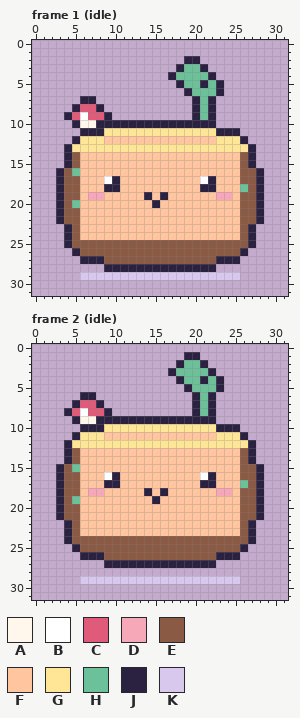
Pixel-art file: art/characters/nature/stumpy.aseprite. The first picture shows the starting point.
32x32 pixels, 28 frames. Shown: frame 1 (idle), frame 2 (idle). The commit also changed other frames, which this record leaves out.
Palette (. is transparent): A #fff7ec  B #ffffff  C #e05a7a  D #f7a8b8  E #8a5a44  F #ffc59e  G #ffe596  H #6cc19a  J #2b2140  K #d9c8ee
Pixels before, frame 1 (idle), first column x 3:
 2 ................JJ........
 3 ...............JHHJ.......
 4 ..............JHHHHJ......
 5 ...............JHHJHJ.....
 6 ................JHHHJ.....
 7 ...JJ............JHJ......
 8 ..JCCJ...........JHJ......
 9 .JCBCCJ..........JHJ......
10 ..JAAJJJJJJJJJJJJJJJ......
11 ...JJJGGGGGGGGGGGGGGJJJ...
12 ..JGGGFFFFFFFFFFFFFFGGGJ..
13 .JGGGGGGGGGGGGGGGGGGGGGGJ.
14 .JEFFFFFFFFFFFFFFFFFFFFEJ.
15 .JEFFFFFFFFFFFFFFFFFFFFEJ.
16 JEHFFFFFFFFFFFFFFFFFFFFEEJ
17 JEEFFFBJFFFFFFFFFFBJFFFEEJ
18 JEEFFFJJFFFFFFFFFFJJFFFHEJ
19 JEEFDDFFFFFJFJFFFFFFDDFEEJ
20 JEHFFFFFFFFFJFFFFFFFFFFEEJ
21 JEEFFFFFFFFFFFFFFFFFFFFEEJ
22 JEEFFFFFFFFFFFFFFFFFFFFEEJ
23 .JEFFFFFFFFFFFFFFFFFFFFEJ.
24 .JEFFFFFFFFFFFFFFFFFFFFEJ.
25 .JEEEEEEEEEEEEEEEEEEEEEEJ.
26 ..JEEEEEEEEEEEEEEEEEEEEJ..
27 ...JJJEEEEEEEEEEEEEEJJJ...
28 ......JJJJJJJJJJJJJJ......
29 ...KKKKKKKKKKKKKKKKKKKK...
Pixels before, frame 2 (idle), first column x 3:
 1 ................JJ........
 2 ...............JHHJ.......
 3 ..............JHHHHJ......
 4 ...............JHHJHJ.....
 5 ................JHHHJ.....
 6 ...JJ............JHJ......
 7 ..JCCJ...........JHJ......
 8 .JCBCCJ..........JHJ......
 9 ..JAAJJJJJJJJJJJJJJJ......
10 ...JJJGGGGGGGGGGGGGGJJJ...
11 ..JGGGFFFFFFFFFFFFFFGGGJ..
12 .JGGGGGGGGGGGGGGGGGGGGGGJ.
13 .JEFFFFFFFFFFFFFFFFFFFFEJ.
14 .JEFFFFFFFFFFFFFFFFFFFFEJ.
15 JEHFFFFFFFFFFFFFFFFFFFFEEJ
16 JEEFFFBJFFFFFFFFFFBJFFFEEJ
17 JEEFFFJJFFFFFFFFFFJJFFFHEJ
18 JEEFDDFFFFFJFJFFFFFFDDFEEJ
19 JEHFFFFFFFFFJFFFFFFFFFFEEJ
20 JEEFFFFFFFFFFFFFFFFFFFFEEJ
21 JEEFFFFFFFFFFFFFFFFFFFFEEJ
22 .JEFFFFFFFFFFFFFFFFFFFFEJ.
23 .JEFFFFFFFFFFFFFFFFFFFFEJ.
24 .JEEEEEEEEEEEEEEEEEEEEEEJ.
25 ..JEEEEEEEEEEEEEEEEEEEEJ..
26 ...JJJEEEEEEEEEEEEEEJJJ...
27 ......JJJJJJJJJJJJJJ......
28 ..........................
29 ...KKKKKKKKKKKKKKKKKKKK...
After:
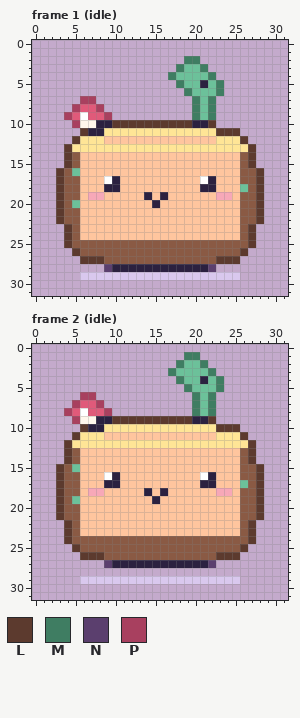
Colours new in this view: L #5c3a2e  M #3f7d62  N #5b3f6e  P #a8405f
What changed:
Changed rows in their new state; - is an unchanged pixel.
Frame 1 (idle), layer "pet":
first column x 3:
 2 ----------------MM--------
 3 ---------------M--M-------
 4 --------------M----M------
 5 ---------------M----M-----
 6 ----------------M---M-----
 7 ---PP------------M-M------
 8 --P--P-----------M-M------
 9 -P----P----------M-M------
10 --P----LLLLLLLLLL--L------
11 ---L----------------LLL---
12 --L--------------------L--
13 -L----------------------L-
14 -L----------------------L-
15 -L----------------------L-
16 L------------------------L
17 L------------------------L
18 L------------------------L
19 L------------------------L
20 L------------------------L
21 L------------------------L
22 L------------------------L
23 -L----------------------L-
24 -L----------------------L-
25 -L----------------------L-
26 --L--------------------L--
27 ---LLL--------------LLL---
28 ------N------------N------
Frame 2 (idle), layer "pet":
first column x 3:
 1 ----------------MM--------
 2 ---------------M--M-------
 3 --------------M----M------
 4 ---------------M----M-----
 5 ----------------M---M-----
 6 ---PP------------M-M------
 7 --P--P-----------M-M------
 8 -P----P----------M-M------
 9 --P----LLLLLLLLLL--L------
10 ---L----------------LLL---
11 --L--------------------L--
12 -L----------------------L-
13 -L----------------------L-
14 -L----------------------L-
15 L------------------------L
16 L------------------------L
17 L------------------------L
18 L------------------------L
19 L------------------------L
20 L------------------------L
21 L------------------------L
22 -L----------------------L-
23 -L----------------------L-
24 -L----------------------L-
25 --L--------------------L--
26 ---LLL--------------LLL---
27 ------N------------N------
Changed places in both pictures, as pixel boxes (x1, y1, x2, y2):
changed: (56, 56, 264, 272)
changed: (56, 352, 264, 568)
